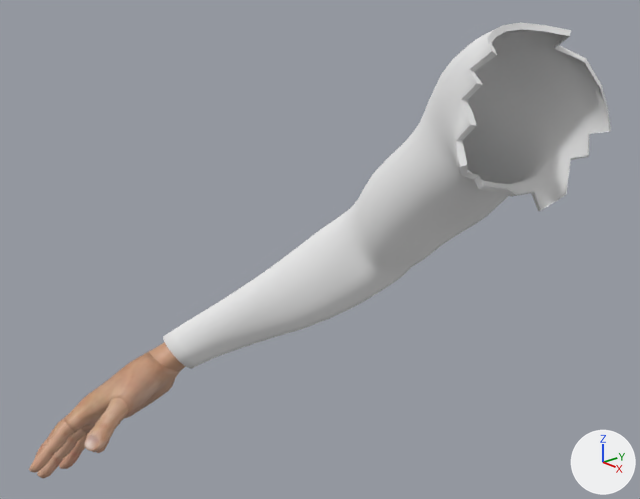
Before and after pictures for a commit that changed the Blender file Desarrollo de Assets/Player Modeling V2/Blender/PlayerHands1.blend.
The view is the same before and after, from a camera (50 mm lens) standing at (0.322, -0.706, 1.593) and looking at (-0.344, -0.122, 1.273). The lights are fixed; the arrows at lower right show +X, +Y and +Z.

In view in the first picture: 'player-base', 'player-base.001', 'player-base.002'.
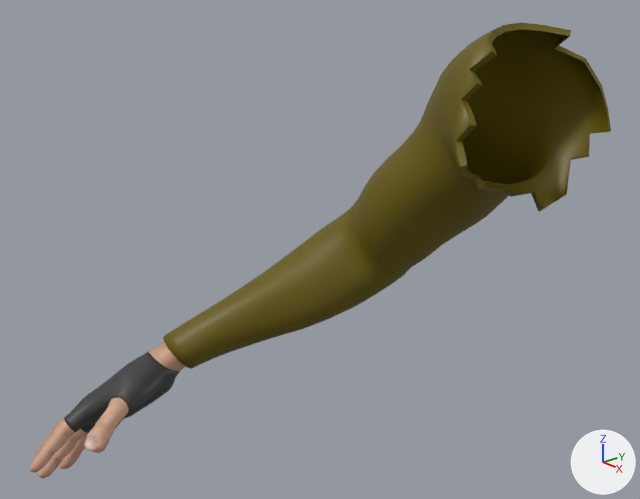
Pixel boxes (x1, y1, x2, y2) of what changed, in the pictures (640 x 499 px):
'player-base.001', recoloured (grey to brown): (163, 22, 611, 369) in both
'player-base.002', recoloured (beige to grey): (64, 351, 180, 433) in both

Diff of the bpy script that builds the scene:
```diff
--- a/Desarrollo de Assets/Player Modeling V2/Blender/PlayerHands1.blend.py
+++ b/Desarrollo de Assets/Player Modeling V2/Blender/PlayerHands1.blend.py
@@ img_gloves_png @@
+img_gloves_png = load_image('gloves.png', 'gloves.png', 1024, 1024, 'sRGB')
@@ mat_gloves @@
+mat_gloves = principled_material('gloves')
+mat_gloves.texture = img_gloves_png
@@ mat_jacket @@
+mat_jacket = principled_material('jacket')
+mat_jacket.base_color = (0.144, 0.108, 0.0)  # dark yellow #6a5c00
@@ me_player_base_001 @@
 me_player_base_001.from_pydata(...)  # 590 vertices, 564 faces; spans x -0.527..-0.134, y -0.231..0.077, z 1.099..1.511
-me_player_base_001.materials.append(mat_material)  # white #e7e7e7
+me_player_base_001.materials.append(mat_jacket)  # dark yellow #6a5c00
@@ me_player_base_002 @@
 me_player_base_002.from_pydata(...)  # 601 vertices, 562 faces; spans x -0.5732..-0.4656, y -0.3431..-0.2029, z 1.0166..1.1301
-me_player_base_002.materials.append(mat_middleage_cauasian_male)  # picture img_middleage_lightskinned_male_diffuse_png
+me_player_base_002.materials.append(mat_gloves)  # picture img_gloves_png
```
